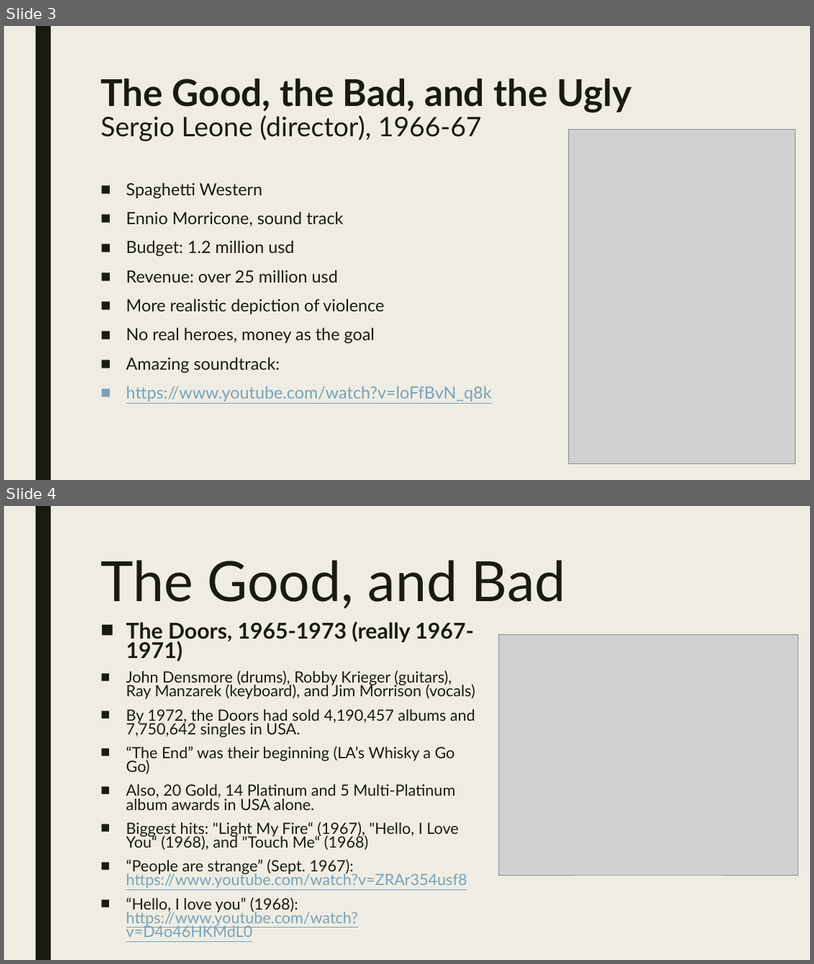
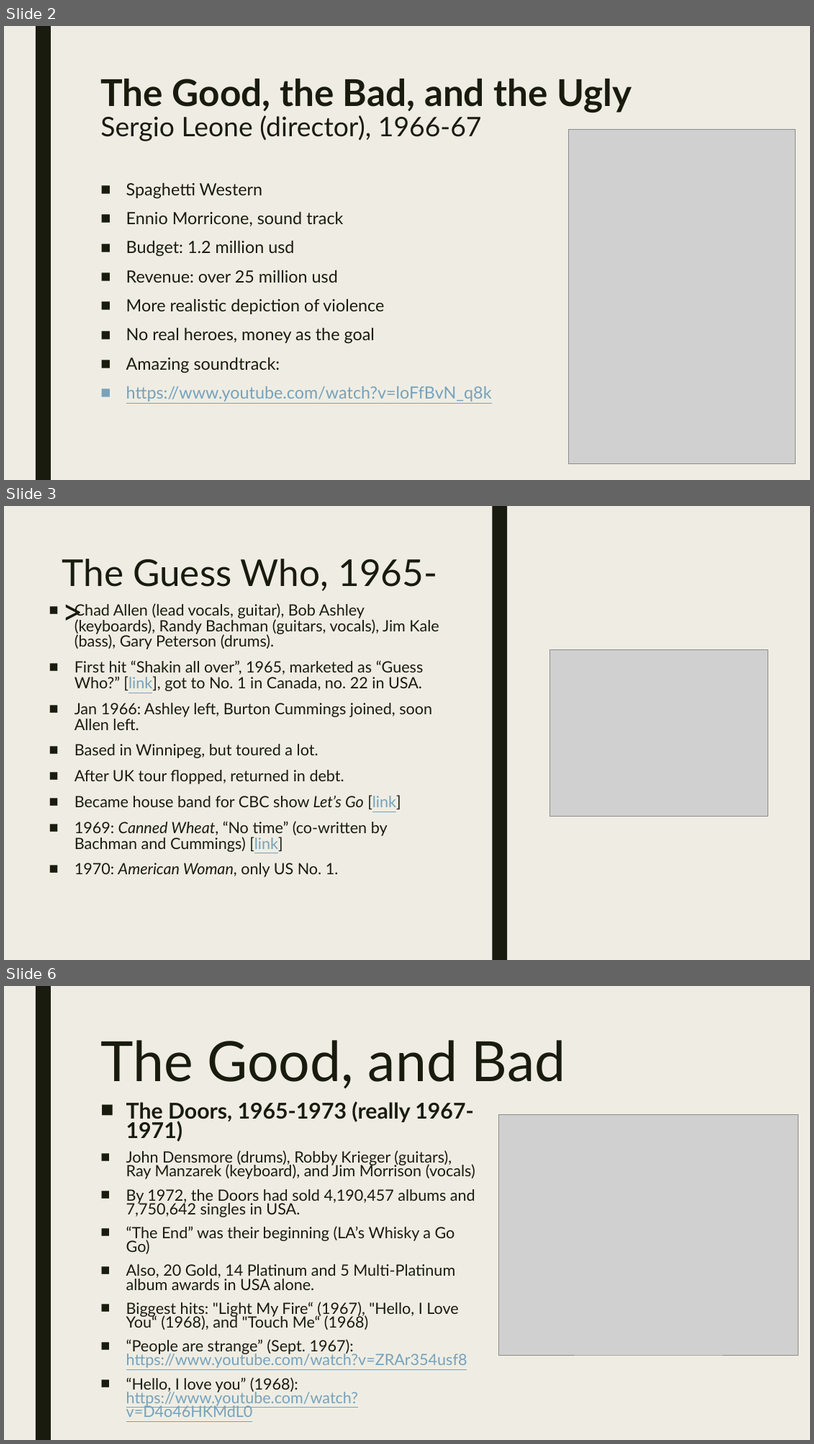
Before and after one commit to mrbaker1917/website, a slide deck: HSTR121/ppts/Early1970sGoodBadUgly.pptx. Shown one above the other, each under a label of ours: slides 3 and 4 before the commit, slides 2, 3 and 6 after it; the slides between them are not shown. The pictures are 814x964 and 814x1444 pixels, drawn with LibreOffice and Linux fonts; fonts in the diff are those of the drawing; grey boxes stand for pictures. Boxes give left, top, right and bottom in pixels: in the first picture for what was removed or moved away, otherwise in the second. Text is boxed around its words. In the diff, an @@ line names an element or a change of style, - is before the commit and + after.

Commit message:
added Guess Who

```diff
--- a/HSTR121/ppts/Early1970sGoodBadUgly.pptx
+++ b/HSTR121/ppts/Early1970sGoodBadUgly.pptx
@@ slide 3 added at bbox=[4, 506, 810, 960], background #EFEDE3; not listed: 1 template element that a slide beside it also shows @@
@@ rectangle added at bbox=[4, 506, 810, 960], fill #EFEDE3 @@
@@ rectangle added at bbox=[492, 506, 507, 960], fill #191B0E @@
@@ title added at bbox=[62, 559, 437, 591], 44 pt, text #191B0E @@
+The Guess Who, 1965->
@@ text added at bbox=[75, 603, 439, 877], 18.5 pt, text #191B0E @@
+■ Chad Allen (lead vocals, guitar), Bob Ashley (keyboards), Randy Bachman (guitars, vocals), Jim Kale (bass), Gary Peterson (drums).
+■ First hit “Shakin all over”, 1965, marketed as “Guess Who?” [link], got to No. 1 in Canada, no. 22 in USA.
+■ Jan 1966: Ashley left, Burton Cummings joined, soon Allen left.
+■ Based in Winnipeg, but toured a lot.
+■ After UK tour flopped, returned in debt.
+■ Became house band for CBC show Let’s Go [link]
+■ 1969: Canned Wheat, “No time” (co-written by Bachman and Cummings) [link]
+■ 1970: American Woman, only US No. 1.
@@ picture added at bbox=[550, 650, 768, 816] @@
@@ what was slide 3 is now slide 2 @@
@@ what was slide 4 is now slide 6 @@
```
Also in this commit, not shown: 2 slides changed, 1 other slide added.
